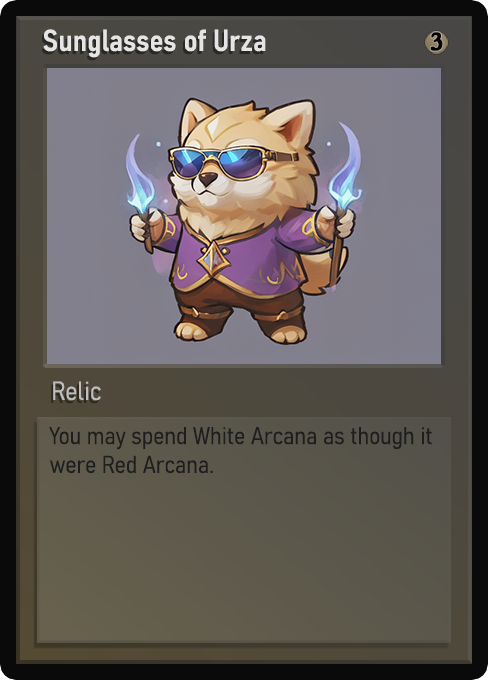
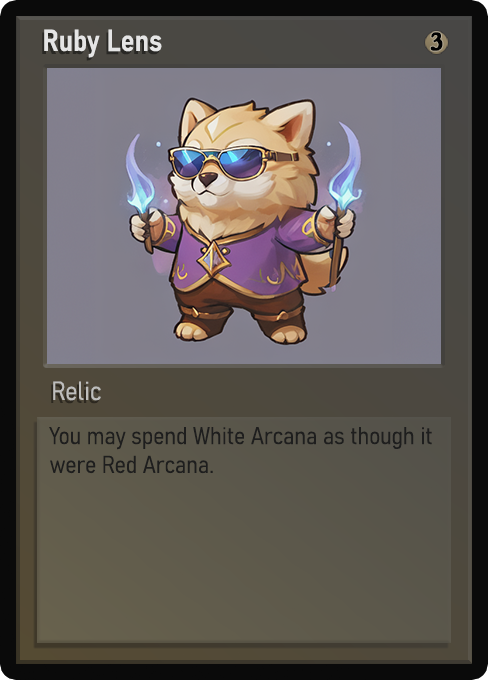
The second 488 x 680 image is a revision of the first. Changes to its layers:
painted on "Name" over 43, 29, 266, 58
